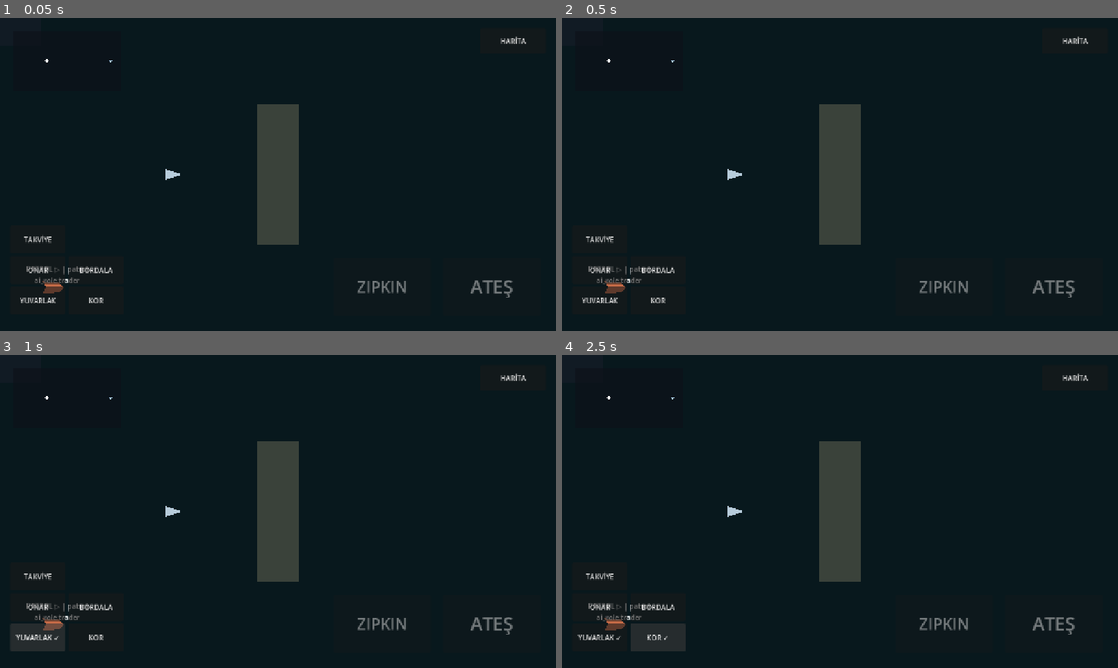
Above: before the commit, frames 1-4 (two rows, left to right).
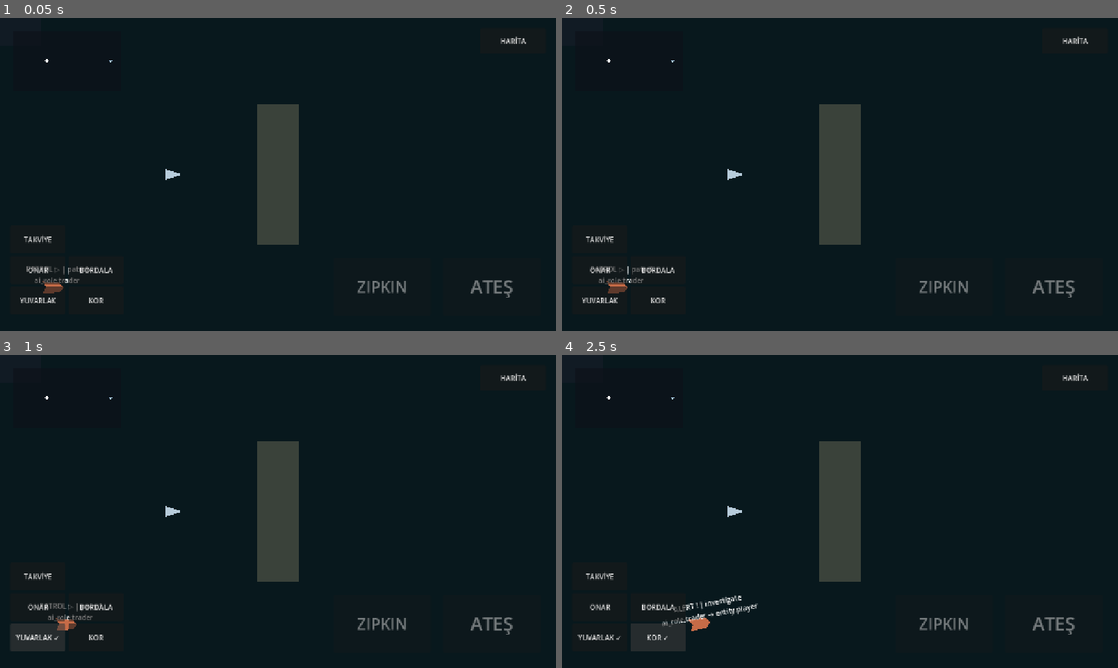
Above: after the commit, the same moments.

Repository: TheOsmanYILDIRIM/SeaCraft
Game: Godot game, scene res://src/presentation/bootstrap.tscn
Two runs of this game, one before a commit and one after it. Both use one fixed random seed, a clock stepped at 60 frames per second and the inputs below.
Inputs:
- Up to frame 1 (0.05 s): no input
- Up to frame 2 (0.5 s): no input
- Up to frame 3 (1 s): click "YUVARLAK" at 0.5 s
- Up to frame 4 (2.5 s): click "YUVARLAK ✓" at 1.25 s; click "KOR" at 2 s

Frame 1 is identical in both runs. In frame 2, 0.2% of the frame differs, in the area x 4-17%, y 79-88%; in frame 3, 0.4%; in frame 4, 0.7%, in the area x 4-36%, y 76-89%.

Commit message:
fix: keep Beehave manual and headless-safe

Diff:
--- a/project.godot
+++ b/project.godot
@@ -30,8 +30,3 @@
 renderer/rendering_method.web="gl_compatibility"
 textures/vram_compression/import_etc2_astc=true
 environment/defaults/default_clear_color=Color(0.015, 0.025, 0.04, 1)
-
-[autoload]
-
-BeehaveGlobalMetrics="*res://addons/beehave/metrics/beehave_global_metrics.gd"
-BeehaveGlobalDebugger="*res://addons/beehave/debug/global_debugger.gd"
--- a/src/simulation/ai/ai_bt_runner.gd
+++ b/src/simulation/ai/ai_bt_runner.gd
@@ -41,8 +41,16 @@
 	_tree.name = "SeaCraftAiBeehaveTree"
 	_tree.actor = actor
 	_tree.process_thread = BeehaveTree.ProcessThread.MANUAL
-	actor.add_child(_tree)
-	return _tree.process_thread == BeehaveTree.ProcessThread.MANUAL and not _tree.is_processing() and not _tree.is_physics_processing()
+	# Keep the upstream Beehave tree detached. Manual scheduler ticks exercise the
+	# real Beehave lifecycle without enabling its editor/debugger scene hooks.
+	return _tree.process_thread == BeehaveTree.ProcessThread.MANUAL and not _tree.is_inside_tree() and not _tree.is_processing() and not _tree.is_physics_processing()
+
+
+func _notification(what: int) -> void:
+	if what == NOTIFICATION_PREDELETE and _tree != null:
+		_tree.free()
+		_tree = null
+		_leaf = null
 
 
 func tick_intent(intent_id: int, simulation_tick: int, timeout_ticks: int) -> int:
--- a/src/simulation/ai/bt/seacraft_bt_action.gd
+++ b/src/simulation/ai/bt/seacraft_bt_action.gd
@@ -42,13 +42,15 @@
 	return int(response)
 
 
-func interrupt(actor: Node, blackboard: Blackboard) -> void:
+func interrupt(_actor: Node, _blackboard: Blackboard) -> void:
 	interrupted = true
 	if handler.is_valid():
 		handler.call("interrupt:%s" % action_kind, current_tick)
 	_started_tick = -1
 	_restored_started_tick = -1
-	super(actor, blackboard)
+	# Do not call BeehaveNode.interrupt(): upstream's debugger message helper
+	# assumes an active editor debugger. SeaCraft runs this detached/manual tree
+	# in headless authority as well as exported runtime.
 
 
 func after_run(_actor: Node, _blackboard: Blackboard) -> void:
--- a/src/simulation/ai/npc_brain.gd
+++ b/src/simulation/ai/npc_brain.gd
@@ -582,7 +582,7 @@
 		AiBtRunner.ACTION_DESTINATION, AiBtRunner.ACTION_TARGET:
 			if not position.is_finite() or not _destination.is_finite():
 				return BeehaveNode.FAILURE
-			if _executor.arrived(position, _tuning.arrival_radius):
+			if _executor.goal() == _destination and _executor.arrived(position, _tuning.arrival_radius):
 				return BeehaveNode.SUCCESS
 			return BeehaveNode.RUNNING if _executor.request_destination(position, _destination) else BeehaveNode.FAILURE
 		AiBtRunner.ACTION_REPAIR:
--- a/src/simulation/ai/sense_snapshot.gd
+++ b/src/simulation/ai/sense_snapshot.gd
@@ -6,7 +6,7 @@
 
 
 static func build(observer_id: String, simulation_tick: int, sector_id: String, observer_position: Vector2,
-		observer_hull_ratio: float, candidates: Array[Dictionary], inspected_count: int) -> Dictionary:
+		observer_hull_ratio: float, candidates: Array, inspected_count: int) -> Dictionary:
 	if not SectorIds.valid(observer_id) or simulation_tick < 0 or not SectorIds.valid(sector_id):
 		return {}
 	if not observer_position.is_finite() or not is_finite(observer_hull_ratio) or observer_hull_ratio < 0.0 or observer_hull_ratio > 1.0:
--- a/tools/ci/validate_fnd01.gd
+++ b/tools/ci/validate_fnd01.gd
@@ -13,7 +13,7 @@
 	_check_setting("display/window/size/viewport_height", 720)
 	_check_setting("display/window/stretch/mode", "canvas_items")
 	_check_setting("display/window/stretch/aspect", "expand")
-	_check_expected_autoloads()
+	_check_no_autoloads()
 	_check_required_paths()
 	_check_bootstrap_scene()
 	_check_export_presets()
@@ -34,26 +34,11 @@
 		_failures.append("%s expected %s, got %s" % [key, expected, actual])
 
 
-func _check_expected_autoloads() -> void:
-	var expected := {
-		"autoload/BeehaveGlobalMetrics": "*res://addons/beehave/metrics/beehave_global_metrics.gd",
-		"autoload/BeehaveGlobalDebugger": "*res://addons/beehave/debug/global_debugger.gd",
-	}
-	var seen: Dictionary = {}
+func _check_no_autoloads() -> void:
 	for property in ProjectSettings.get_property_list():
 		var key := str(property.get("name", ""))
-		if not key.begins_with("autoload/"):
-			continue
-		if not expected.has(key):
+		if key.begins_with("autoload/"):
 			_failures.append("unexpected autoload: %s" % key)
-			continue
-		var actual := str(ProjectSettings.get_setting(key, ""))
-		if actual != expected[key]:
-			_failures.append("%s expected %s, got %s" % [key, expected[key], actual])
-		seen[key] = true
-	for key in expected:
-		if not seen.has(key):
-			_failures.append("missing required AI-01 runtime autoload: %s" % key)
 
 
 func _check_required_paths() -> void:
